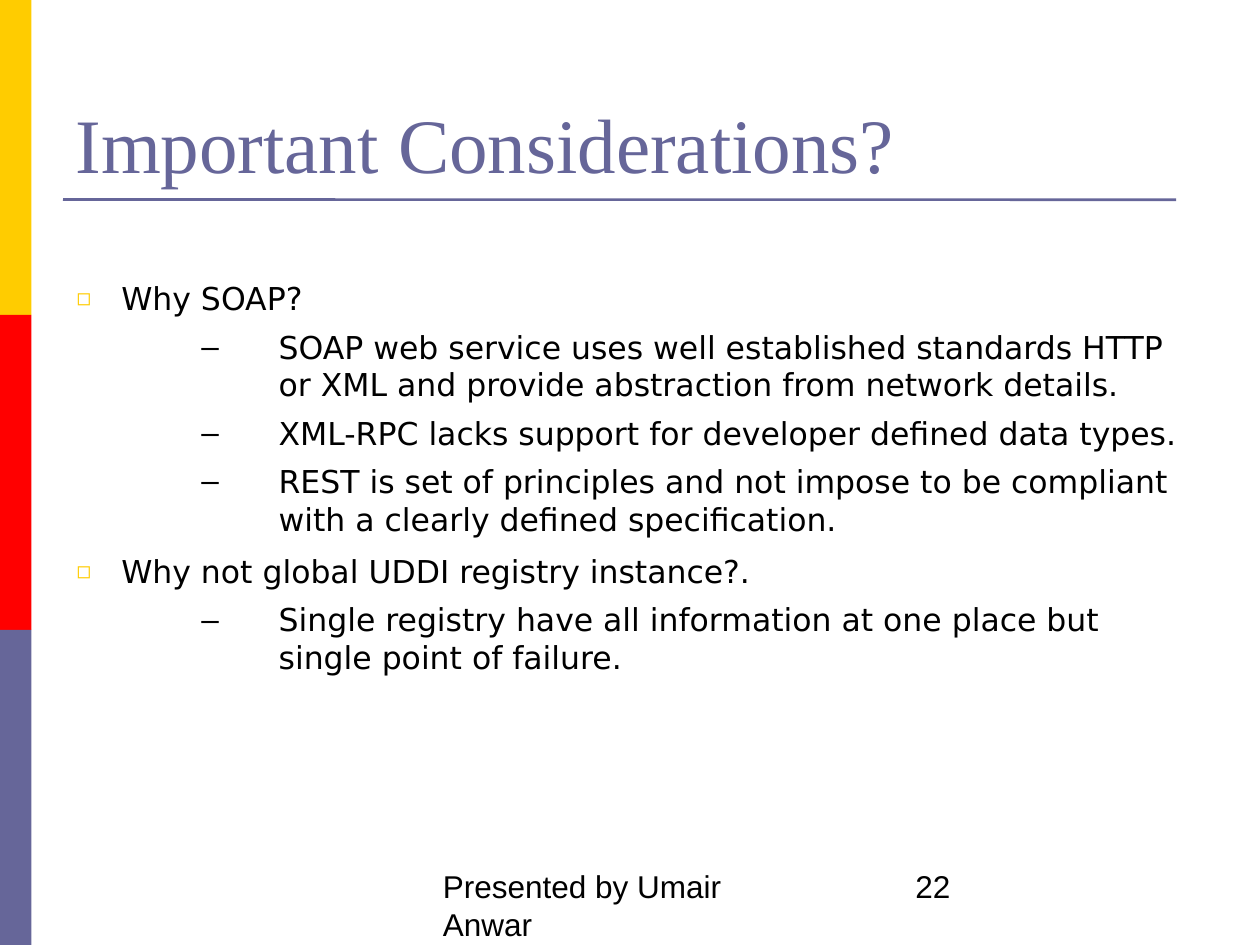
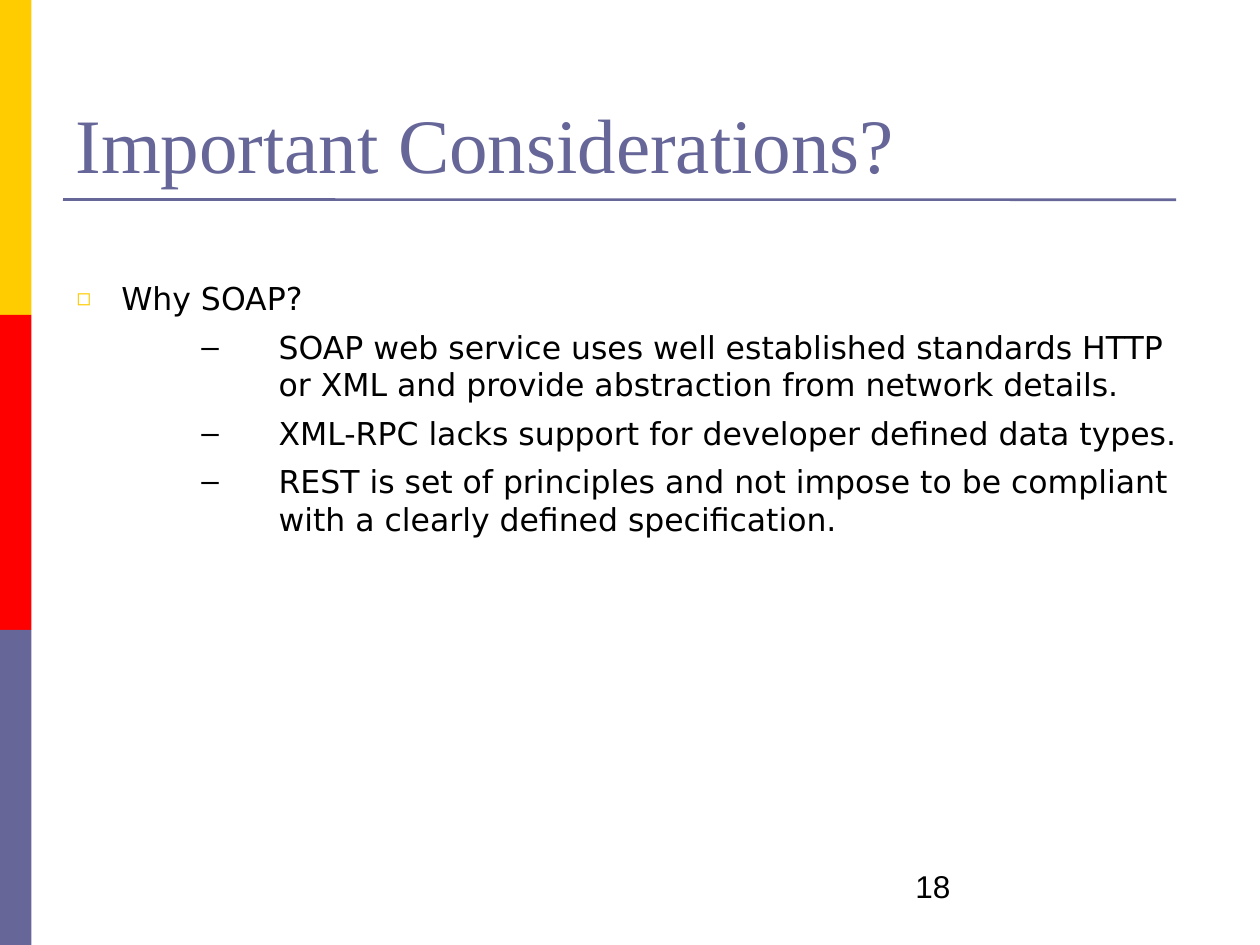
Before and after one commit to umair3/dress, a slide deck: slide 18 of presentations_and_documents/inhouse.ppt (slide 22 before the commit). Drawn at 1260x945 pixels with LibreOffice and Linux fonts; fonts in the diff are those of the drawing. Boxes give left, top, right and bottom in pixels: in the first picture for what was removed or moved away, otherwise in the second. Text is boxed around its words. In the diff, an @@ line names an element or a change of style, - is before the commit and + after.

```diff
--- a/presentations_and_documents/inhouse.ppt
+++ b/presentations_and_documents/inhouse.ppt
@@ text at box(121, 559, 1098, 676): paragraphs removed @@
-◻ Why not global UDDI registry instance?.
-  – Single registry have all information at one place but single point of failure.
@@ text removed at box(443, 875, 721, 937) @@
-Presented by Umair Anwar (MSIT-6)
@@ page number at box(915, 876, 950, 899): text changed @@
-22
+18
```
Also in this commit, not shown: 26 other slides changed, 7 slides added, 6 slides removed, 1 other file.
